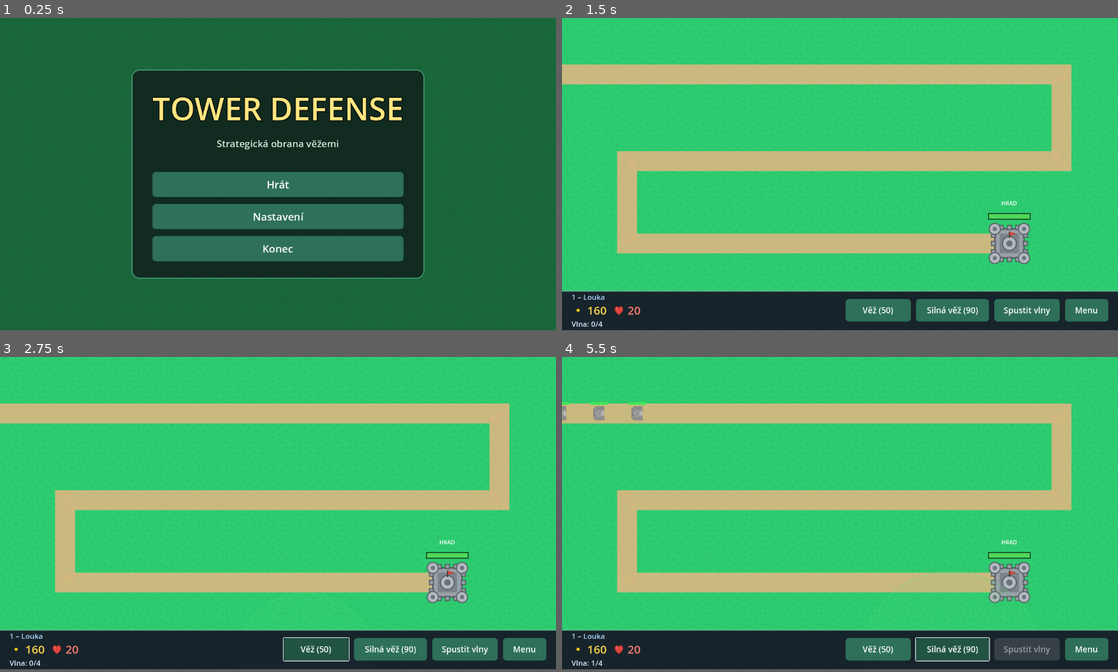
Above: before the commit, frames 1-4 (two rows, left to right).
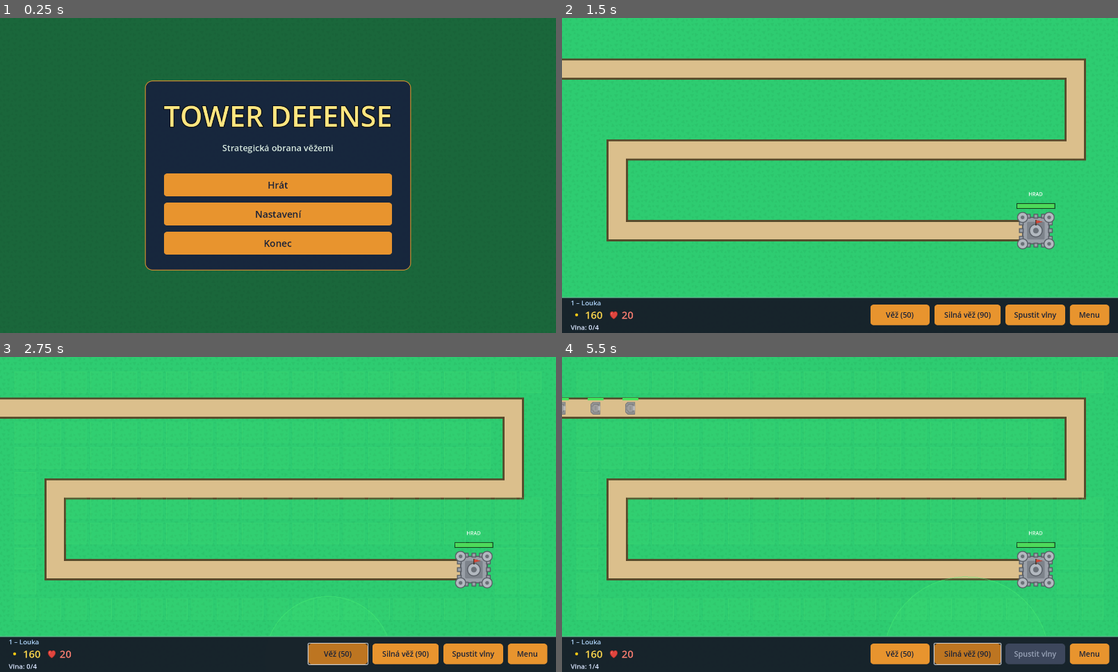
Above: after the commit, the same moments.

Repository: DavidPolastik/TowerDefense
Game: Godot game, scene res://scenes/MainMenu.tscn
The game is run twice, just before and just after one commit, with the same random seed, the same clock (stepped at 60 frames per second) and the same inputs.
Inputs:
- Up to frame 1 (0.25 s): no input
- Up to frame 2 (1.5 s): click "Hrát" at 0.5 s; click "1 – Louka" at 1.25 s
- Up to frame 3 (2.75 s): click "Věž (50)" at 2 s
- Up to frame 4 (5.5 s): click "Silná věž (90)" at 2.75 s; click "Spustit vlny" at 3.5 s; click "Věž (50)" at 4.25 s; click "Silná věž (90)" at 5 s
In our replay, the window is 800x450 before the commit and 800x454 after it. These sizes can differ from the game's own. Grey fills any space a smaller window leaves; there, only what the larger window draws over its background counts as a difference.

The runs differ from the first frame. In frame 1, 34% of the frame differs, in the area x 23-77%, y 16-83%; in frame 2, 27%; in frame 3, 27%; in frame 4, 27%.

Commit message:
Vetsi mapa, sirsi rozestupy drah, mrizka volnych poli, styl modra+oranzova
- Viewport 1408x800, cesty s vetsimi rozestupy (da se stavet mezi drahami).
- Stavebni rezim zvyrazni mrizku volnych poli (zelena = lze stavet).
- Jednotny styl UI: tmave modra + oranzova (menu, lista, tlacitka).
- Cesta ma tmavy obrys pro lepsi citelnost na pozadi.

Diff:
--- a/assets/ui_theme.tres
+++ b/assets/ui_theme.tres
@@ -5,7 +5,7 @@
 content_margin_top = 12.0
 content_margin_right = 22.0
 content_margin_bottom = 12.0
-bg_color = Color(0.18, 0.44, 0.35, 1)
+bg_color = Color(0.91, 0.58, 0.18, 1)
 corner_radius_top_left = 8
 corner_radius_top_right = 8
 corner_radius_bottom_right = 8
@@ -16,7 +16,7 @@
 content_margin_top = 12.0
 content_margin_right = 22.0
 content_margin_bottom = 12.0
-bg_color = Color(0.24, 0.58, 0.46, 1)
+bg_color = Color(0.98, 0.67, 0.27, 1)
 corner_radius_top_left = 8
 corner_radius_top_right = 8
 corner_radius_bottom_right = 8
@@ -27,7 +27,7 @@
 content_margin_top = 12.0
 content_margin_right = 22.0
 content_margin_bottom = 12.0
-bg_color = Color(0.13, 0.33, 0.27, 1)
+bg_color = Color(0.74, 0.46, 0.13, 1)
 corner_radius_top_left = 8
 corner_radius_top_right = 8
 corner_radius_bottom_right = 8
@@ -38,7 +38,7 @@
 content_margin_top = 12.0
 content_margin_right = 22.0
 content_margin_bottom = 12.0
-bg_color = Color(0.22, 0.25, 0.28, 1)
+bg_color = Color(0.24, 0.28, 0.36, 1)
 corner_radius_top_left = 8
 corner_radius_top_right = 8
 corner_radius_bottom_right = 8
@@ -49,20 +49,22 @@
 content_margin_top = 40.0
 content_margin_right = 48.0
 content_margin_bottom = 40.0
-bg_color = Color(0.06, 0.13, 0.11, 0.86)
+bg_color = Color(0.09, 0.13, 0.24, 0.92)
 border_width_left = 2
 border_width_top = 2
 border_width_right = 2
 border_width_bottom = 2
-border_color = Color(0.35, 0.7, 0.55, 0.8)
+border_color = Color(0.91, 0.58, 0.18, 0.85)
 corner_radius_top_left = 18
 corner_radius_top_right = 18
 corner_radius_bottom_right = 18
 corner_radius_bottom_left = 18
 
 [resource]
-Button/colors/font_color = Color(1, 1, 1, 1)
-Button/colors/font_disabled_color = Color(0.6, 0.62, 0.65, 1)
+Button/colors/font_color = Color(0.1, 0.13, 0.22, 1)
+Button/colors/font_hover_color = Color(0.08, 0.1, 0.18, 1)
+Button/colors/font_pressed_color = Color(0.1, 0.13, 0.22, 1)
+Button/colors/font_disabled_color = Color(0.6, 0.64, 0.72, 1)
 Button/font_sizes/font_size = 24
 Button/styles/disabled = SubResource("disabled")
 Button/styles/hover = SubResource("hover")
--- a/project.godot
+++ b/project.godot
@@ -24,8 +24,8 @@
 
 [display]
 
-window/size/viewport_width=1280
-window/size/viewport_height=720
+window/size/viewport_width=1408
+window/size/viewport_height=800
 
 [rendering]
 
--- a/scenes/Main.tscn
+++ b/scenes/Main.tscn
@@ -19,8 +19,6 @@
 [node name="Bg" type="TextureRect" parent="Background"]
 anchor_right = 1.0
 anchor_bottom = 1.0
-offset_right = 1280.0
-offset_bottom = 720.0
 mouse_filter = 2
 stretch_mode = 1
 texture_repeat = 1
--- a/scripts/build_manager.gd
+++ b/scripts/build_manager.gd
@@ -1,7 +1,7 @@
 extends Node2D
 ## BuildManager – "stavební systém".
-## Umožní stavět dva typy věží (základní / silná) na volná místa mimo cestu.
-## Živý náhled ukazuje, kam lze stavět (zelená = ano, červená = ne).
+## Dva typy věží (základní / silná). Ve stavebním režimu zvýrazní mřížku
+## volných polí (zelená = lze stavět) a u kurzoru ukáže náhled + dosah.
 
 @export var tower_basic_scene: PackedScene
 @export var tower_heavy_scene: PackedScene
@@ -10,7 +10,9 @@
 @export var basic_range: float = 160.0
 @export var heavy_range: float = 210.0
 @export var grid_size: int = 64
-@export var min_distance_from_path: float = 48.0
+@export var min_distance_from_path: float = 46.0
+
+const BAR_H := 96.0   # spodní HUD lišta – tam se nestaví
 
 # Vybraný typ věže: -1 = nic (stavba vypnutá), 0 = základní, 1 = silná.
 var _selected_type: int = -1
@@ -19,8 +21,8 @@
 var _towers_container: Node2D
 var _preview_pos: Vector2 = Vector2.ZERO
 var _preview_valid: bool = false
+var _valid_cells: Array[Vector2] = []
 
-## Předá cestu a kontejner pro věže (volá Main).
 func setup(path: Path2D, towers_container: Node2D) -> void:
 	_path = path
 	_towers_container = towers_container
@@ -28,6 +30,8 @@
 ## Nastaví vybraný typ věže (napojeno na tlačítka v HUD). -1 = stavba vypnutá.
 func set_build_selection(type: int) -> void:
 	_selected_type = type
+	if _build_enabled():
+		_recompute_cells()
 	queue_redraw()
 
 func _build_enabled() -> bool:
@@ -64,6 +68,7 @@
 	var tower := _current_scene().instantiate()
 	tower.global_position = target_pos
 	_towers_container.add_child(tower)
+	_recompute_cells()   # nová věž zabrala pole
 
 func _snap_to_grid(pos: Vector2) -> Vector2:
 	var gx := roundf(pos.x / grid_size) * grid_size
@@ -84,12 +89,34 @@
 				return false
 	return true
 
+## Spočítá všechna volná pole na mřížce (pro zvýraznění).
+func _recompute_cells() -> void:
+	_valid_cells.clear()
+	var vp := get_viewport_rect().size
+	var max_y := vp.y - BAR_H
+	var x := float(grid_size)
+	while x < vp.x:
+		var y := float(grid_size)
+		while y < max_y:
+			var pos := Vector2(x, y)
+			if _is_valid_position(pos):
+				_valid_cells.append(pos)
+			y += grid_size
+		x += grid_size
+
 func _draw() -> void:
 	if not _build_enabled():
 		return
-	var col := Color(0.3, 0.9, 0.4, 0.9) if _preview_valid else Color(0.9, 0.3, 0.3, 0.9)
+	# Zvýraznění všech volných polí.
+	var s := grid_size * 0.82
+	var half := Vector2(s, s) * 0.5
+	for c in _valid_cells:
+		draw_rect(Rect2(c - half, Vector2(s, s)), Color(0.3, 0.9, 0.45, 0.12))
+		draw_rect(Rect2(c - half, Vector2(s, s)), Color(0.3, 0.9, 0.45, 0.35), false, 1.0)
+	# Náhled u kurzoru.
+	var col := Color(0.3, 0.95, 0.45, 1.0) if _preview_valid else Color(0.95, 0.35, 0.3, 1.0)
 	var r := _current_range()
-	draw_circle(_preview_pos, r, Color(col.r, col.g, col.b, 0.08))
-	draw_arc(_preview_pos, r, 0.0, TAU, 48, Color(col.r, col.g, col.b, 0.35), 1.5)
-	draw_circle(_preview_pos, grid_size * 0.4, Color(col.r, col.g, col.b, 0.35))
-	draw_arc(_preview_pos, grid_size * 0.4, 0.0, TAU, 24, col, 2.5)
+	draw_circle(_preview_pos, r, Color(col.r, col.g, col.b, 0.10))
+	draw_arc(_preview_pos, r, 0.0, TAU, 48, Color(col.r, col.g, col.b, 0.4), 2.0)
+	draw_rect(Rect2(_preview_pos - half, Vector2(s, s)), Color(col.r, col.g, col.b, 0.45))
+	draw_arc(_preview_pos, grid_size * 0.4, 0.0, TAU, 24, col, 3.0)
--- a/scripts/levels.gd
+++ b/scripts/levels.gd
@@ -21,8 +21,8 @@
 		"start_lives": 20,
 		"bg": "res://assets/bg_grass.png",
 		"path": PackedVector2Array([
-			Vector2(-40, 130), Vector2(1150, 130), Vector2(1150, 330),
-			Vector2(150, 330), Vector2(150, 520), Vector2(1030, 520),
+			Vector2(-40, 130), Vector2(1300, 130), Vector2(1300, 335),
+			Vector2(140, 335), Vector2(140, 540), Vector2(1200, 540),
 		]),
 		"waves": [
 			{"count": 6, "health": 22, "speed": 110.0, "reward": 9},
@@ -37,9 +37,9 @@
 		"start_lives": 18,
 		"bg": "res://assets/bg_sand.png",
 		"path": PackedVector2Array([
-			Vector2(-40, 110), Vector2(1150, 110), Vector2(1150, 250),
-			Vector2(150, 250), Vector2(150, 400), Vector2(1150, 400),
-			Vector2(1150, 540), Vector2(120, 540),
+			Vector2(-40, 110), Vector2(1300, 110), Vector2(1300, 290),
+			Vector2(140, 290), Vector2(140, 470), Vector2(1300, 470),
+			Vector2(1300, 650), Vector2(140, 650),
 		]),
 		"waves": [
 			{"count": 8, "health": 30, "speed": 115.0, "reward": 8},
@@ -55,9 +55,9 @@
 		"start_lives": 15,
 		"bg": "res://assets/bg_stone.png",
 		"path": PackedVector2Array([
-			Vector2(-40, 100), Vector2(1150, 100), Vector2(1150, 220),
-			Vector2(120, 220), Vector2(120, 340), Vector2(1150, 340),
-			Vector2(1150, 460), Vector2(150, 460), Vector2(150, 560),
+			Vector2(-40, 100), Vector2(1320, 100), Vector2(1320, 270),
+			Vector2(120, 270), Vector2(120, 440), Vector2(1320, 440),
+			Vector2(1320, 610), Vector2(120, 610),
 		]),
 		"waves": [
 			{"count": 10, "health": 40, "speed": 120.0, "reward": 8},
--- a/scripts/main.gd
+++ b/scripts/main.gd
@@ -68,4 +68,6 @@
 	if path != null and path.curve != null:
 		var pts := path.curve.get_baked_points()
 		if pts.size() > 1:
-			draw_polyline(pts, Color(0.82, 0.72, 0.5, 0.95), 46.0)
+			# Tmavý obrys, aby byla cesta vidět na jakémkoli pozadí.
+			draw_polyline(pts, Color(0.35, 0.27, 0.16, 0.95), 54.0)
+			draw_polyline(pts, Color(0.86, 0.75, 0.55, 1.0), 44.0)
